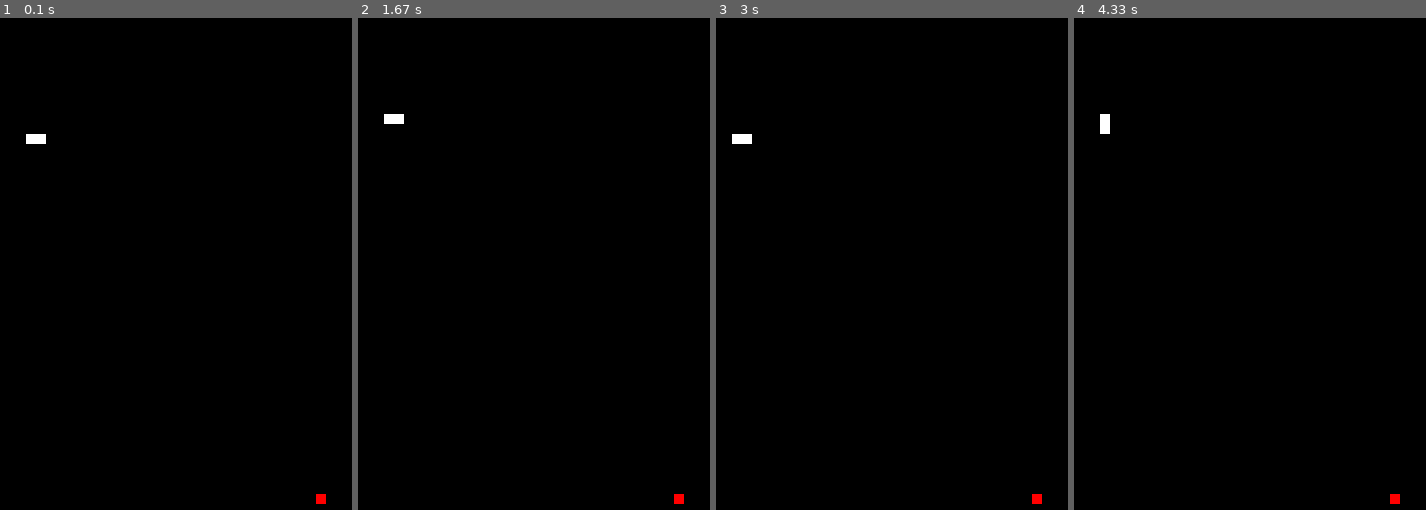
Above: before the commit, frames 1-4 (left to right).
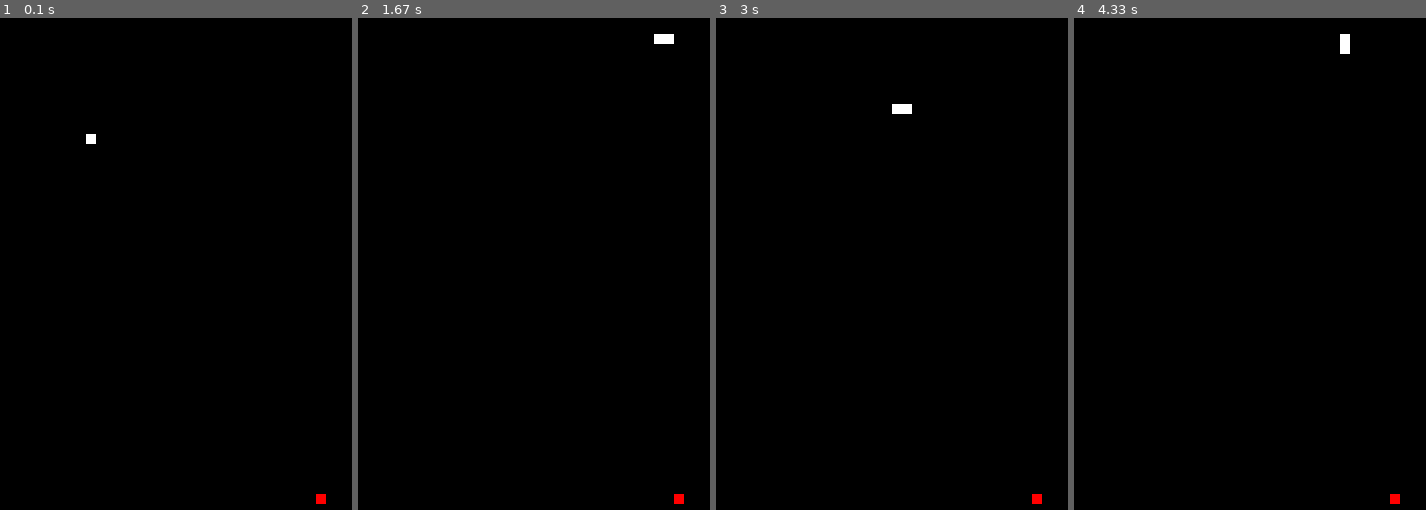
Above: after the commit, the same moments.

Repository: lgigek/pygame-snake
Game: pygame game, started from main.py
Two runs of this game, one before a commit and one after it. Both use one fixed random seed, a clock stepped at 60 frames per second and the inputs below.
Inputs:
- Up to frame 1 (0.1 s): no input
- Up to frame 2 (1.67 s): hold Up 0.83-1.3 s; hold Right from 1.33 s (still down)
- Up to frame 3 (3 s): release Right at 1.8 s; hold Left 1.83-2.37 s; hold Down 2.4-2.7 s; hold Left from 2.73 s (still down)
- Up to frame 4 (4.33 s): release Left at 3.13 s; hold Up 3.17-3.53 s; hold Right 3.57-4.2 s; hold Down from 4.23 s (still down)

The runs differ from the first frame. In frame 1, 0.2% of the frame differs, in the area x 7-28%, y 23-26%; in frame 2, 0.2%, in the area x 7-90%, y 3-22%; in frame 3, 0.2%; in frame 4, 0.2%.

Commit message:
fixed bug where snake moves only when a key is pressed

Diff:
--- a/main.py
+++ b/main.py
@@ -26,17 +26,17 @@
 pygame.display.set_caption("Snake")
 clock = pygame.time.Clock()
 
-# snake properties
-snake_position = [(200, 200), (210, 200), (220, 200)]  # initial position
-snake_body = pygame.Surface((10, 10))  # defining body type
-snake_body.fill((255, 255, 255))  # setting a color to snake_body
-
 # snake direction
 UP = 0
 RIGHT = 1
 DOWN = 2
 LEFT = 3
-snake_direction = LEFT
+
+# snake properties
+snake_position = [(200, 200), (210, 200), (220, 200)]  # initial position
+snake_body = pygame.Surface((10, 10))  # defining body type
+snake_body.fill((255, 255, 255))  # setting a color to snake_body
+snake_direction = RIGHT  # setting a default direction
 
 # apple properties
 apple_position = on_grid_random()
@@ -60,33 +60,33 @@
             if event.key == K_RIGHT:
                 snake_direction = RIGHT
 
-        # moves the snake's head according to its direction
-        if snake_direction == UP:
-            snake_position[0] = (snake_position[0][0], snake_position[0][1] - 10)
-        if snake_direction == DOWN:
-            snake_position[0] = (snake_position[0][0], snake_position[0][1] + 10)
-        if snake_direction == LEFT:
-            snake_position[0] = (snake_position[0][0] - 10, snake_position[0][1])
-        if snake_direction == RIGHT:
-            snake_position[0] = (snake_position[0][0] + 10, snake_position[0][1])
+    # moves the snake's head according to its direction
+    if snake_direction == UP:
+        snake_position[0] = (snake_position[0][0], snake_position[0][1] - 10)
+    if snake_direction == DOWN:
+        snake_position[0] = (snake_position[0][0], snake_position[0][1] + 10)
+    if snake_direction == LEFT:
+        snake_position[0] = (snake_position[0][0] - 10, snake_position[0][1])
+    if snake_direction == RIGHT:
+        snake_position[0] = (snake_position[0][0] + 10, snake_position[0][1])
 
-        # checking if snake's head and apple have collided
-        if have_collided(snake_position[0], apple_position):
-            apple_position = on_grid_random()  # generates a new apple
-            snake_position.append((0, 0))  # increase snake
+    # checking if snake's head and apple have collided
+    if have_collided(snake_position[0], apple_position):
+        apple_position = on_grid_random()  # generates a new apple
+        snake_position.append((0, 0))  # increase snake
 
-        # makes the snake move forward
-        for i in range(len(snake_position) - 1, 0, -1):
-            snake_position[i] = (snake_position[i - 1][0], snake_position[i - 1][1])
+    # makes the snake move forward
+    for i in range(len(snake_position) - 1, 0, -1):
+        snake_position[i] = (snake_position[i - 1][0], snake_position[i - 1][1])
 
-        # "cleans" the screen
-        screen.fill((0, 0, 0))
+    # "cleans" the screen
+    screen.fill((0, 0, 0))
 
-        # printing apple
-        screen.blit(apple, apple_position)
+    # printing apple
+    screen.blit(apple, apple_position)
 
-        # "printing" the snake_body for each snake_position
-        for position in snake_position:
-            screen.blit(snake_body, position)
+    # "printing" the snake_body for each snake_position
+    for position in snake_position:
+        screen.blit(snake_body, position)
 
-        pygame.display.update()
+    pygame.display.update()
